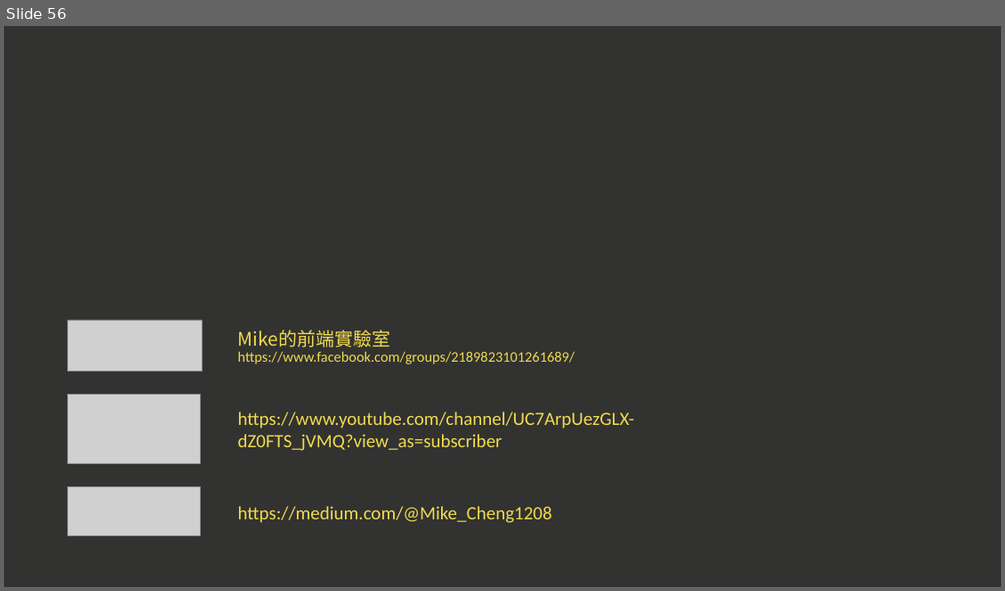
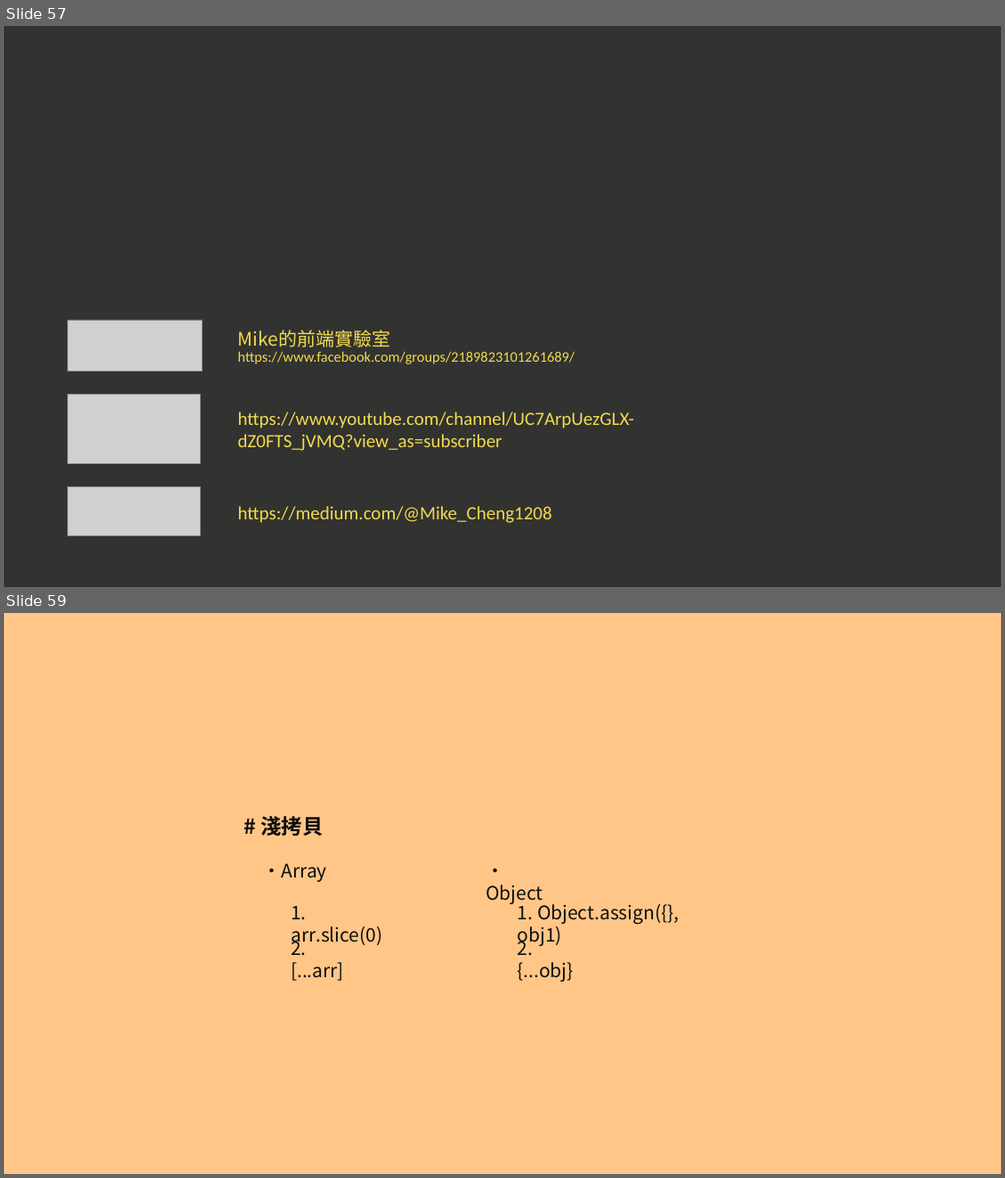
Before and after one commit to a23246542/JS_course_Intermediate_example, a slide deck: 現代 JavaScript 職人之路｜ 中階篇.pptx. Shown one above the other, each under a label of ours: slide 56 before the commit, slides 57 and 59 after it; the slides between them are not shown. The pictures are 1005x591 and 1005x1178 pixels, drawn with LibreOffice and Linux fonts; fonts in the diff are those of the drawing; grey boxes stand for pictures. Boxes give left, top, right and bottom in pixels: in the first picture for what was removed or moved away, otherwise in the second. Text is boxed around its words. In the diff, an @@ line names an element or a change of style, - is before the commit and + after.

```diff
--- a/現代 JavaScript 職人之路｜ 中階篇.pptx
+++ b/現代 JavaScript 職人之路｜ 中階篇.pptx
@@ slide 59 added at <box>4,613,1001,1174</box>, background #FFC687 @@
@@ text added at <box>260,816,323,835</box>, 20 pt, text #0D0D0D, bold @@
+# 淺拷貝
@@ text added at <box>263,863,327,882</box>, 18 pt, text #0D0D0D @@
+‧Array
@@ text added at <box>291,906,382,946</box>, 18 pt, text #0D0D0D @@
+1. arr.slice(0)
@@ text added at <box>485,884,542,904</box>, 18 pt, text #0D0D0D @@
+‧Object
@@ text added at <box>518,904,679,946</box>, 18 pt, text #0D0D0D @@
+1. Object.assign({}, obj1)
@@ text added at <box>291,936,344,981</box>, 18 pt, text #0D0D0D @@
+2. [...arr]
@@ text added at <box>518,936,574,981</box>, 18 pt, text #0D0D0D @@
+2. {...obj}
@@ what was slide 56 is now slide 57 @@
```
Also in this commit, not shown: 4 other slides added.
